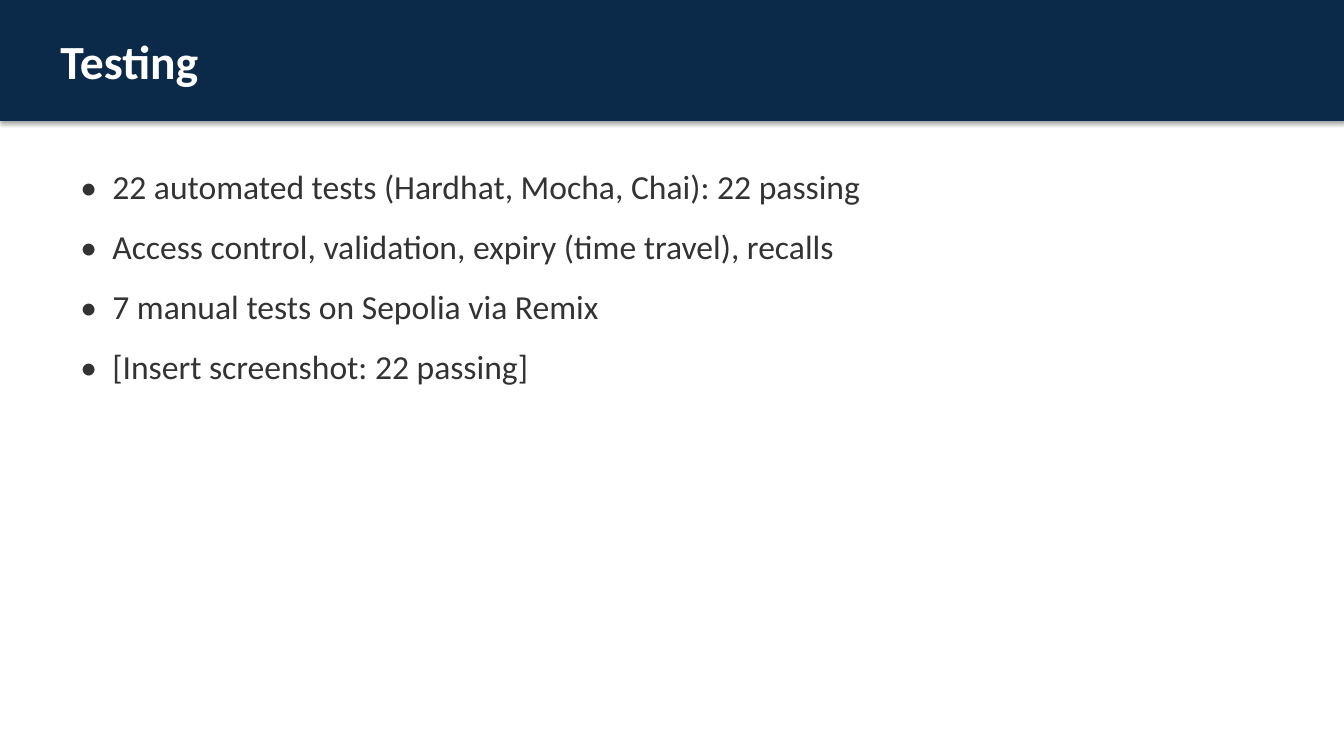
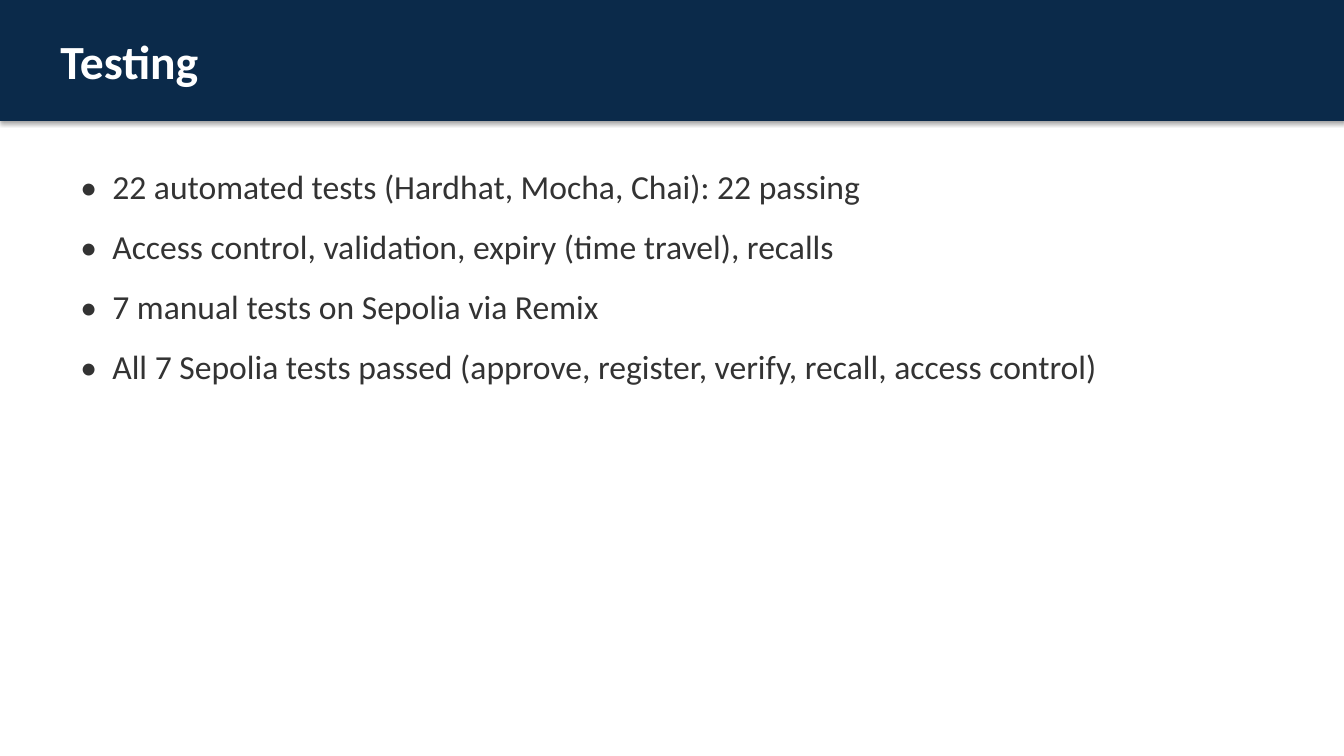
Before and after one commit to shasha-12/Medecine_Registry, a slide deck: slide 9 of docs/Presentation.pptx. Drawn at 1344x756 pixels with LibreOffice and Linux fonts; fonts in the diff are those of the drawing. Boxes give left, top, right and bottom in pixels: in the first picture for what was removed or moved away, otherwise in the second. Text is boxed around its words. In the diff, an @@ line names an element or a change of style, - is before the commit and + after.

Commit message:
Add Sepolia deployment details, test results, screenshots; rebuild report and slides

```diff
--- a/docs/Presentation.pptx
+++ b/docs/Presentation.pptx
@@ text at <box>112,354,1096,385</box>: text changed @@
-• [Insert screenshot: 22 passing]
+• All 7 Sepolia tests passed (approve, register, verify, recall, access control)
```
Also in this commit, not shown: 2 other slides changed, 15 other files.
